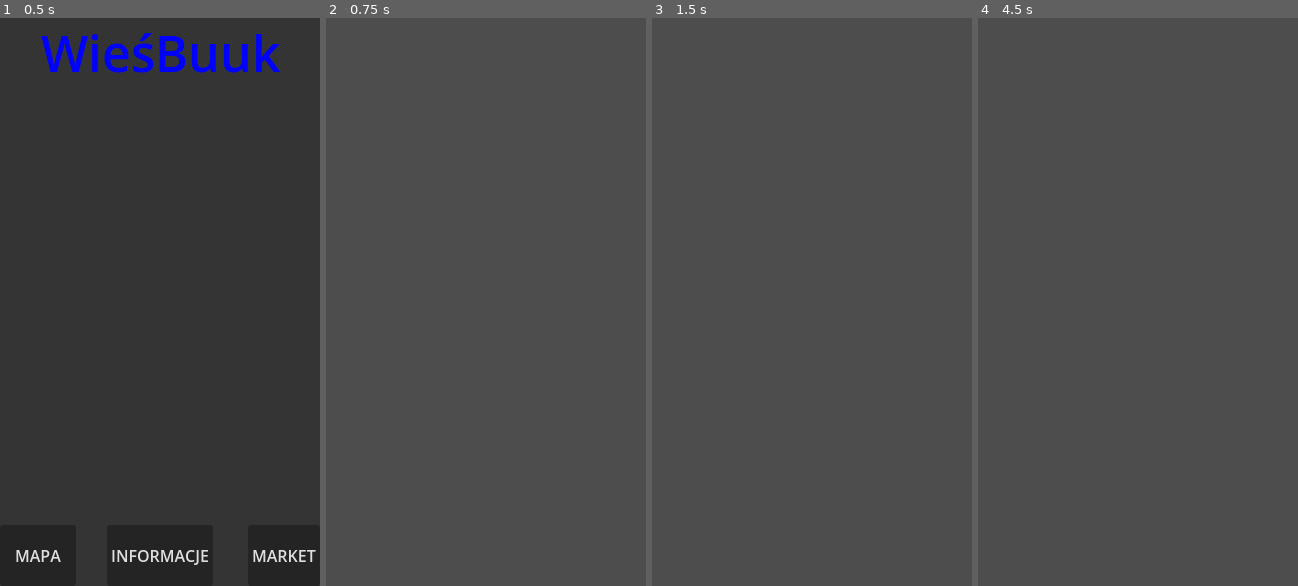
Above: before the commit, frames 1-4 (left to right).
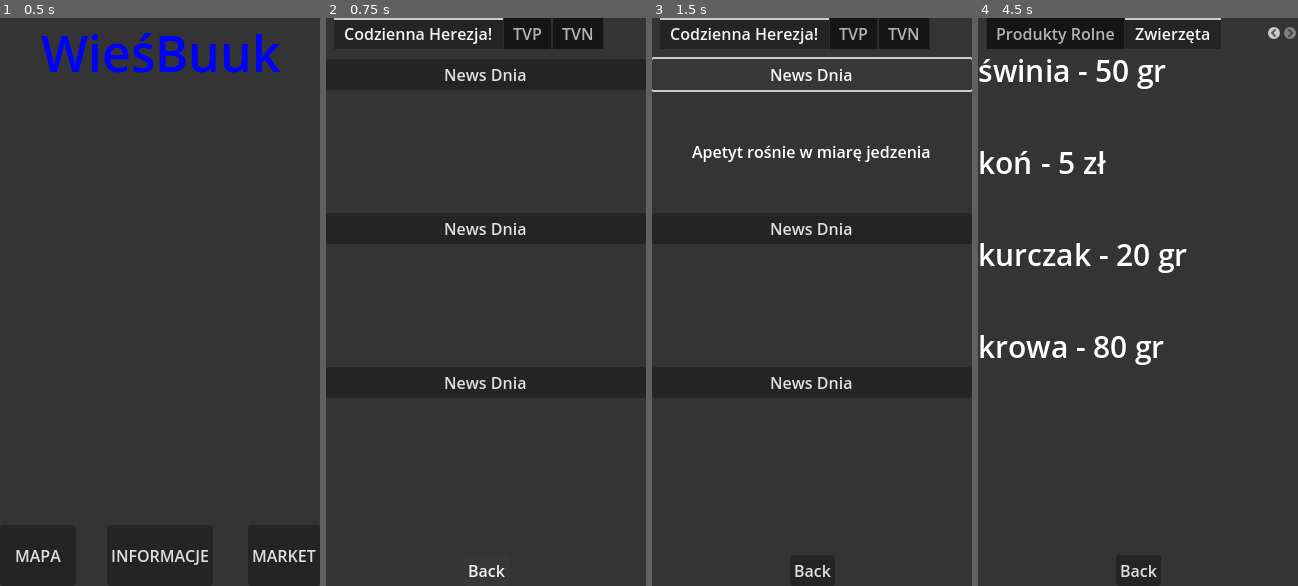
Above: after the commit, the same moments.

Repository: Kubuz520/wiesbuuk
Game: Godot game, scene res://Main.tscn
Two runs of this game, one before a commit and one after it. Both use one fixed random seed, a clock stepped at 60 frames per second and the inputs below.
Inputs (mouse positions are in pixels of both pictures, inside the frame that each line leads up to):
- Up to frame 1 (0.5 s): no input
- Up to frame 2 (0.75 s): click "INFORMACJE" at 0.5 s
- Up to frame 3 (1.5 s): click (812, 74) at 1.25 s, where only the run after the commit has a clickable "News Dnia"
- Up to frame 4 (4.5 s): click (1138, 228) at 2 s, where only the run after the commit has a clickable "News Dnia"; click (1138, 381) at 2.75 s, where only the run after the commit has a clickable "News Dnia"; click (1138, 568) at 3.5 s, where only the run after the commit has a clickable "Back"; click (1262, 557) at 4.25 s, where only the run after the commit has a clickable "MARKET"

Frame 1 is identical in both runs. In frame 2, 99% of the frame differs, in the area x 0-100%, y 0-100%; in frame 3, 94%; in frame 4, 99%.

Commit message:
sdfbadfgbadfgb

Diff:
--- /dev/null
+++ b/codzienna_herezja!.gd
@@ -0,0 +1 @@
+extends Control
--- a/informacje.gd
+++ b/informacje.gd
@@ -1 +1,27 @@
 extends Control
+
+var Lista = ["Jeszcze Polska Nie Zgineła","Apetyt rośnie w miarę jedzenia","Bez pracy nie ma kołaczy", "Co dwie głowy, to nie jedna", "Cebula Ma Warstwy", "Gdzie kucharek sześć, tam nie ma co jeść", "Kto pod kim dołki kopie, ten sam w nie wpada", "Lepszy wróbel w garści niż gołąb na dachu" ,"Każdy jest kowalem swojego losu", "Co ma wisieć, nie utonie", "Nie od razu Kraków zbudowano", "Jedna jaskółka wiosny nie czyni"]
+
+func _on_main_pressed():
+	get_tree().change_scene_to_file("res://Main.tscn")
+
+func Randomize(y):
+	var x = randi_range(0,len(Lista) - 1)
+	match(y):
+		1:
+			$"CanvasLayer/TabContainer/Codzienna Herezja!/VBoxContainer/Label".text = Lista[x]
+		2:
+			$"CanvasLayer/TabContainer/Codzienna Herezja!/VBoxContainer/Label2".text = Lista[x]
+		3:
+			$"CanvasLayer/TabContainer/Codzienna Herezja!/VBoxContainer/Label3".text = Lista[x]
+
+func _on_button_pressed():
+	Randomize(1)
+
+
+func _on_button_2_pressed():
+	Randomize(2)
+
+
+func _on_button_3_pressed():
+	Randomize(3)
--- a/informacje.tscn
+++ b/informacje.tscn
@@ -1,8 +1,179 @@
-[gd_scene load_steps=2 format=3 uid="uid://b7r0cw3b4abkw"]
+[gd_scene load_steps=8 format=3 uid="uid://b7r0cw3b4abkw"]
 
 [ext_resource type="Script" uid="uid://ba04itcmaolqn" path="res://informacje.gd" id="1_6e3w1"]
+[ext_resource type="Script" uid="uid://bci0fbvcudkgj" path="res://codzienna_herezja!.gd" id="2_5yl4s"]
+[ext_resource type="Texture2D" uid="uid://m4kebfeegfku" path="res://j30hv266h0.webp" id="2_xj15a"]
+[ext_resource type="Texture2D" uid="uid://hwhnmi513sga" path="res://pobrane.jpg" id="3_5yl4s"]
+[ext_resource type="Texture2D" uid="uid://e7nefwvski5l" path="res://41Dua7cmnML._AC_UF1000,1000_QL80_.jpg" id="4_irgbo"]
+[ext_resource type="Texture2D" uid="uid://d0m2yn432wmnf" path="res://diabel-szatan-vs-aniol-bog-kaczynski-vs-tusk-przerobka.jpg" id="5_ls7i5"]
+[ext_resource type="Texture2D" uid="uid://cmsi5pol6s2to" path="res://kaczynski.jpg" id="6_4ce04"]
 
 [node name="Informacje" type="Control"]
 layout_mode = 3
 anchors_preset = 0
 script = ExtResource("1_6e3w1")
+
+[node name="CanvasLayer" type="CanvasLayer" parent="."]
+
+[node name="ColorRect" type="ColorRect" parent="CanvasLayer"]
+anchors_preset = 15
+anchor_right = 1.0
+anchor_bottom = 1.0
+grow_horizontal = 2
+grow_vertical = 2
+color = Color(0.203922, 0.203922, 0.203922, 1)
+
+[node name="TabContainer" type="TabContainer" parent="CanvasLayer"]
+anchors_preset = 10
+anchor_right = 1.0
+offset_bottom = 31.0
+grow_horizontal = 2
+current_tab = 0
+
+[node name="Codzienna Herezja!" type="Control" parent="CanvasLayer/TabContainer"]
+layout_mode = 2
+script = ExtResource("2_5yl4s")
+metadata/_tab_index = 0
+
+[node name="VBoxContainer" type="VBoxContainer" parent="CanvasLayer/TabContainer/Codzienna Herezja!"]
+layout_mode = 1
+anchors_preset = 10
+anchor_right = 1.0
+offset_top = 10.0
+offset_bottom = 422.0
+grow_horizontal = 2
+theme_override_constants/separation = 50
+
+[node name="Button" type="Button" parent="CanvasLayer/TabContainer/Codzienna Herezja!/VBoxContainer"]
+layout_mode = 2
+text = "News Dnia"
+
+[node name="Label" type="Label" parent="CanvasLayer/TabContainer/Codzienna Herezja!/VBoxContainer"]
+layout_mode = 2
+horizontal_alignment = 1
+vertical_alignment = 1
+
+[node name="Button2" type="Button" parent="CanvasLayer/TabContainer/Codzienna Herezja!/VBoxContainer"]
+layout_mode = 2
+text = "News Dnia"
+
+[node name="Label2" type="Label" parent="CanvasLayer/TabContainer/Codzienna Herezja!/VBoxContainer"]
+layout_mode = 2
+horizontal_alignment = 1
+vertical_alignment = 1
+
+[node name="Button3" type="Button" parent="CanvasLayer/TabContainer/Codzienna Herezja!/VBoxContainer"]
+layout_mode = 2
+text = "News Dnia"
+
+[node name="Label3" type="Label" parent="CanvasLayer/TabContainer/Codzienna Herezja!/VBoxContainer"]
+layout_mode = 2
+horizontal_alignment = 1
+vertical_alignment = 1
+
+[node name="TVP" type="Control" parent="CanvasLayer/TabContainer"]
+visible = false
+layout_mode = 2
+metadata/_tab_index = 1
+
+[node name="Label" type="Label" parent="CanvasLayer/TabContainer/TVP"]
+layout_mode = 2
+offset_left = 45.0
+offset_top = 186.0
+offset_right = 283.0
+offset_bottom = 209.0
+text = "TUSK ZNOWU KRADNIE!!1!11!"
+
+[node name="Sprite2D" type="Sprite2D" parent="CanvasLayer/TabContainer/TVP"]
+position = Vector2(160, 104)
+scale = Vector2(0.356808, 0.356808)
+texture = ExtResource("2_xj15a")
+
+[node name="Pobrane" type="Sprite2D" parent="CanvasLayer/TabContainer/TVP"]
+position = Vector2(86, 307)
+scale = Vector2(0.708889, 0.708889)
+texture = ExtResource("3_5yl4s")
+
+[node name="Sprite2D2" type="Sprite2D" parent="CanvasLayer/TabContainer/TVP"]
+position = Vector2(240, 318)
+scale = Vector2(0.185762, 0.185762)
+texture = ExtResource("4_irgbo")
+
+[node name="Label2" type="Label" parent="CanvasLayer/TabContainer/TVP"]
+offset_left = 4.0
+offset_top = 418.0
+offset_right = 320.0
+offset_bottom = 467.0
+text = "TUSK NAJGORSZYM PRZESTĘPCĄ ŚWIATA
+- ŚCIGA GO INTERPOL!!1!!!1"
+horizontal_alignment = 1
+vertical_alignment = 1
+
+[node name="TVN" type="Control" parent="CanvasLayer/TabContainer"]
+visible = false
+layout_mode = 2
+metadata/_tab_index = 2
+
+[node name="Label" type="Label" parent="CanvasLayer/TabContainer/TVN"]
+layout_mode = 1
+anchors_preset = 8
+anchor_left = 0.5
+anchor_top = 0.5
+anchor_right = 0.5
+anchor_bottom = 0.5
+offset_left = -119.0
+offset_top = 193.0
+offset_right = 119.0
+offset_bottom = 242.0
+grow_horizontal = 2
+grow_vertical = 2
+text = "KACZOR TO SZATAN
+ OTO 10 DOWODÓW"
+horizontal_alignment = 1
+vertical_alignment = 1
+
+[node name="Diabel-szatan-vs-aniol-bog-kaczynski-vs-tusk-przerobka" type="Sprite2D" parent="CanvasLayer/TabContainer/TVN"]
+position = Vector2(159, 102)
+scale = Vector2(0.410628, 0.410628)
+texture = ExtResource("5_ls7i5")
+
+[node name="Kaczynski" type="Sprite2D" parent="CanvasLayer/TabContainer/TVN"]
+position = Vector2(155, 330)
+scale = Vector2(0.140496, 0.140496)
+texture = ExtResource("6_4ce04")
+
+[node name="Label2" type="Label" parent="CanvasLayer/TabContainer/TVN"]
+layout_mode = 1
+anchors_preset = 8
+anchor_left = 0.5
+anchor_top = 0.5
+anchor_right = 0.5
+anchor_bottom = 0.5
+offset_left = -119.0
+offset_top = 419.0
+offset_right = 119.0
+offset_bottom = 468.0
+grow_horizontal = 2
+grow_vertical = 2
+text = "POŻARY W GRECJI WYWOŁANE
+ PRZEZ KACZORA - POTWIERDZONE!!1!!"
+horizontal_alignment = 1
+vertical_alignment = 1
+
+[node name="Main" type="Button" parent="CanvasLayer"]
+anchors_preset = 7
+anchor_left = 0.5
+anchor_top = 1.0
+anchor_right = 0.5
+anchor_bottom = 1.0
+offset_left = -22.5
+offset_top = -31.0
+offset_right = 22.5
+grow_horizontal = 2
+grow_vertical = 0
+text = "Back"
+
+[connection signal="pressed" from="CanvasLayer/TabContainer/Codzienna Herezja!/VBoxContainer/Button" to="." method="_on_button_pressed"]
+[connection signal="pressed" from="CanvasLayer/TabContainer/Codzienna Herezja!/VBoxContainer/Button2" to="." method="_on_button_2_pressed"]
+[connection signal="pressed" from="CanvasLayer/TabContainer/Codzienna Herezja!/VBoxContainer/Button3" to="." method="_on_button_3_pressed"]
+[connection signal="pressed" from="CanvasLayer/Main" to="." method="_on_main_pressed"]
--- a/market.gd
+++ b/market.gd
@@ -1 +1,5 @@
 extends Control
+
+
+func _on_main_pressed():
+	get_tree().change_scene_to_file("res://Main.tscn")
--- a/market.tscn
+++ b/market.tscn
@@ -20,20 +20,12 @@
 grow_vertical = 2
 color = Color(0.203922, 0.203922, 0.203922, 1)
 
-[node name="ScrollContainer" type="ScrollContainer" parent="CanvasLayer"]
-anchors_preset = 11
-anchor_left = 1.0
-anchor_right = 1.0
-anchor_bottom = 1.0
-grow_horizontal = 0
-grow_vertical = 2
-
 [node name="TabContainer" type="TabContainer" parent="CanvasLayer"]
 anchors_preset = 10
 anchor_right = 1.0
 offset_bottom = 31.0
 grow_horizontal = 2
-current_tab = 1
+current_tab = 2
 
 [node name="Sprzęty Rolne" type="Control" parent="CanvasLayer/TabContainer"]
 visible = false
@@ -67,118 +59,78 @@
 text = "Motyka epicka - 50 gr"
 label_settings = SubResource("LabelSettings_qy6h4")
 
-[node name="Label5" type="Label" parent="CanvasLayer/TabContainer/Sprzęty Rolne/VBoxContainer"]
-layout_mode = 2
-text = "Motyka legendarna
-- 1 zł"
-label_settings = SubResource("LabelSettings_qy6h4")
-
 [node name="Produkty Rolne" type="Control" parent="CanvasLayer/TabContainer"]
+visible = false
 layout_mode = 2
 metadata/_tab_index = 1
 
 [node name="VBoxContainer" type="VBoxContainer" parent="CanvasLayer/TabContainer/Produkty Rolne"]
+layout_mode = 0
 offset_right = 40.0
 offset_bottom = 40.0
 theme_override_constants/separation = 50
 
 [node name="Label" type="Label" parent="CanvasLayer/TabContainer/Produkty Rolne/VBoxContainer"]
 layout_mode = 2
-text = "Motyka - 30 gr"
+text = "ziarno żyta - 2 gr"
 label_settings = SubResource("LabelSettings_qy6h4")
 
 [node name="Label2" type="Label" parent="CanvasLayer/TabContainer/Produkty Rolne/VBoxContainer"]
 layout_mode = 2
-text = "Motyka Zardzewiała
- - 15 gr"
+text = "chlep - 20 gr"
 label_settings = SubResource("LabelSettings_qy6h4")
 
 [node name="Label3" type="Label" parent="CanvasLayer/TabContainer/Produkty Rolne/VBoxContainer"]
 layout_mode = 2
-text = "Motyka lśniąca - 40 gr"
+text = "gnojówka 1l - 10 gr"
 label_settings = SubResource("LabelSettings_qy6h4")
 
 [node name="Label4" type="Label" parent="CanvasLayer/TabContainer/Produkty Rolne/VBoxContainer"]
 layout_mode = 2
-text = "Motyka epicka - 50 gr"
-label_settings = SubResource("LabelSettings_qy6h4")
-
-[node name="Label5" type="Label" parent="CanvasLayer/TabContainer/Produkty Rolne/VBoxContainer"]
-layout_mode = 2
-text = "Motyka legendarna
-- 1 zł"
+text = "ziarna sorgo - 40 gr"
 label_settings = SubResource("LabelSettings_qy6h4")
 
 [node name="Zwierzęta" type="Control" parent="CanvasLayer/TabContainer"]
-visible = false
 layout_mode = 2
 metadata/_tab_index = 2
 
 [node name="VBoxContainer" type="VBoxContainer" parent="CanvasLayer/TabContainer/Zwierzęta"]
+layout_mode = 0
 offset_right = 40.0
 offset_bottom = 40.0
 theme_override_constants/separation = 50
 
 [node name="Label" type="Label" parent="CanvasLayer/TabContainer/Zwierzęta/VBoxContainer"]
 layout_mode = 2
-text = "Motyka - 30 gr"
+text = "świnia - 50 gr"
 label_settings = SubResource("LabelSettings_qy6h4")
 
 [node name="Label2" type="Label" parent="CanvasLayer/TabContainer/Zwierzęta/VBoxContainer"]
 layout_mode = 2
-text = "Motyka Zardzewiała
- - 15 gr"
+text = "koń - 5 zł"
 label_settings = SubResource("LabelSettings_qy6h4")
 
 [node name="Label3" type="Label" parent="CanvasLayer/TabContainer/Zwierzęta/VBoxContainer"]
 layout_mode = 2
-text = "Motyka lśniąca - 40 gr"
+text = "kurczak - 20 gr"
 label_settings = SubResource("LabelSettings_qy6h4")
 
 [node name="Label4" type="Label" parent="CanvasLayer/TabContainer/Zwierzęta/VBoxContainer"]
 layout_mode = 2
-text = "Motyka epicka - 50 gr"
+text = "krowa - 80 gr"
 label_settings = SubResource("LabelSettings_qy6h4")
 
-[node name="Label5" type="Label" parent="CanvasLayer/TabContainer/Zwierzęta/VBoxContainer"]
-layout_mode = 2
-text = "Motyka legendarna
-- 1 zł"
-label_settings = SubResource("LabelSettings_qy6h4")
+[node name="Main" type="Button" parent="CanvasLayer"]
+anchors_preset = 7
+anchor_left = 0.5
+anchor_top = 1.0
+anchor_right = 0.5
+anchor_bottom = 1.0
+offset_left = -4.0
+offset_top = -8.0
+offset_right = 4.0
+grow_horizontal = 2
+grow_vertical = 0
+text = "Back"
 
-[node name="Żony" type="Control" parent="CanvasLayer/TabContainer"]
-visible = false
-layout_mode = 2
-metadata/_tab_index = 3
-
-[node name="VBoxContainer" type="VBoxContainer" parent="CanvasLayer/TabContainer/Żony"]
-offset_right = 40.0
-offset_bottom = 40.0
-theme_override_constants/separation = 50
-
-[node name="Label" type="Label" parent="CanvasLayer/TabContainer/Żony/VBoxContainer"]
-layout_mode = 2
-text = "Motyka - 30 gr"
-label_settings = SubResource("LabelSettings_qy6h4")
-
-[node name="Label2" type="Label" parent="CanvasLayer/TabContainer/Żony/VBoxContainer"]
-layout_mode = 2
-text = "Motyka Zardzewiała
- - 15 gr"
-label_settings = SubResource("LabelSettings_qy6h4")
-
-[node name="Label3" type="Label" parent="CanvasLayer/TabContainer/Żony/VBoxContainer"]
-layout_mode = 2
-text = "Motyka lśniąca - 40 gr"
-label_settings = SubResource("LabelSettings_qy6h4")
-
-[node name="Label4" type="Label" parent="CanvasLayer/TabContainer/Żony/VBoxContainer"]
-layout_mode = 2
-text = "Motyka epicka - 50 gr"
-label_settings = SubResource("LabelSettings_qy6h4")
-
-[node name="Label5" type="Label" parent="CanvasLayer/TabContainer/Żony/VBoxContainer"]
-layout_mode = 2
-text = "Motyka legendarna
-- 1 zł"
-label_settings = SubResource("LabelSettings_qy6h4")
+[connection signal="pressed" from="CanvasLayer/Main" to="." method="_on_main_pressed"]
Binary file added: 41Dua7cmnML._AC_UF1000,1000_QL80_.jpg
Not shown, added: 41Dua7cmnML._AC_UF1000,1000_QL80_.jpg.import
Not shown, added: codzienna_herezja!.gd.uid
Binary file added: diabel-szatan-vs-aniol-bog-kaczynski-vs-tusk-przerobka.jpg
Not shown, added: diabel-szatan-vs-aniol-bog-kaczynski-vs-tusk-przerobka.jpg.import
Binary file added: j30hv266h0.webp
Not shown, added: j30hv266h0.webp.import
Binary file added: kaczynski.jpg
Not shown, added: kaczynski.jpg.import
Binary file added: pobrane.jpg
Not shown, added: pobrane.jpg.import
